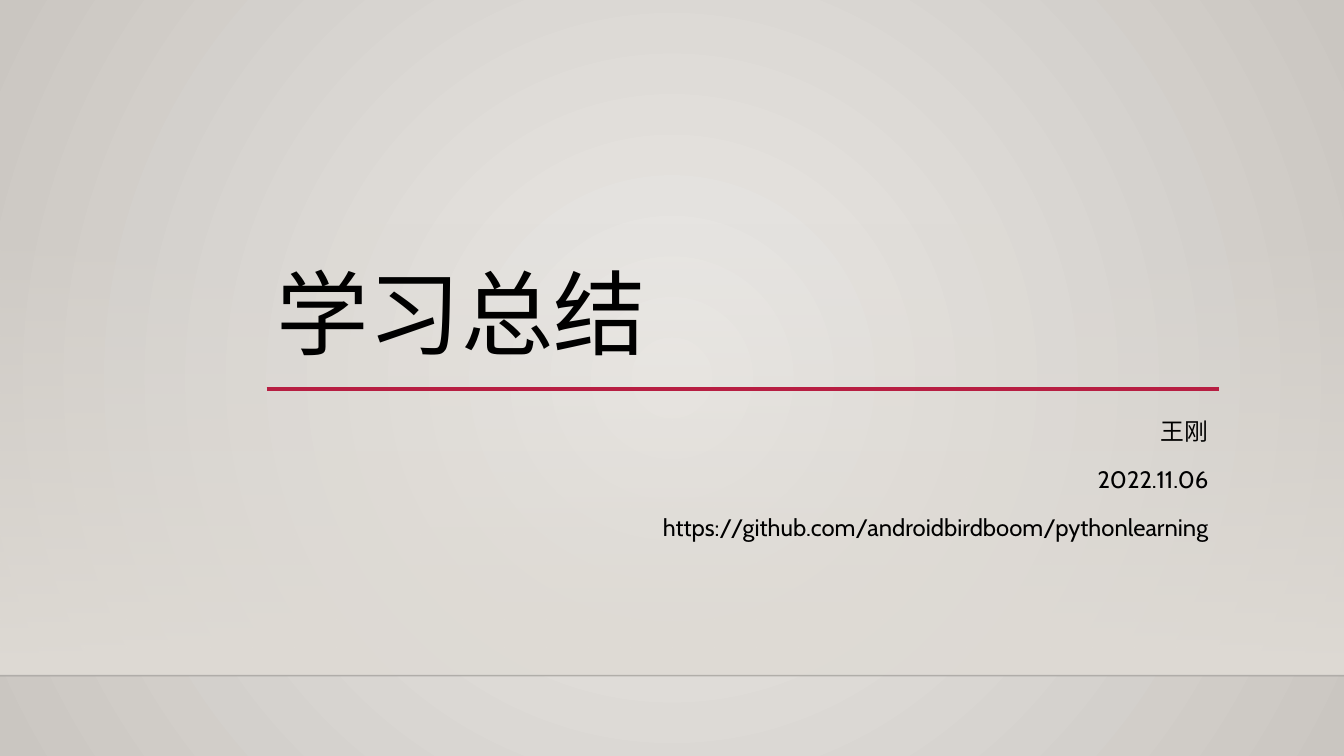
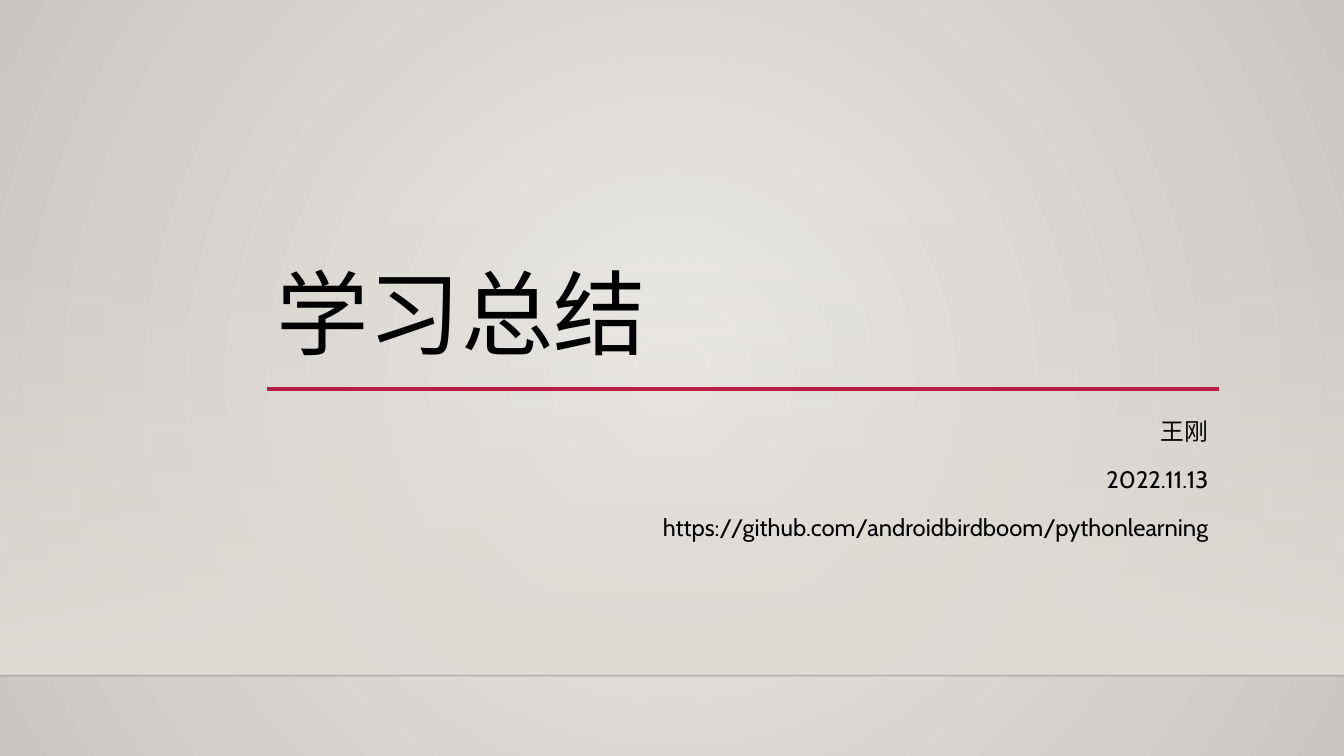
Before and after one commit to AndroidBirdBoom/pythonlearning, a slide deck: slide 1 of ppt/学习总结-20221113.pptx. Drawn at 1344x756 pixels with LibreOffice and Linux fonts; fonts in the diff are those of the drawing; background and template pictures are left out. Boxes give left, top, right and bottom in pixels: in the first picture for what was removed or moved away, otherwise in the second. Text is boxed around its words. In the diff, an @@ line names an element or a change of style, - is before the commit and + after.

```diff
--- a/ppt/学习总结-20221113.pptx
+++ b/ppt/学习总结-20221113.pptx
@@ subtitle at [1106, 471, 1208, 489]: text changed @@
-2022.11.06
+2022.11.13
```
Also in this commit, not shown: 2 other slides changed, 4 slides removed, 8 other files.
